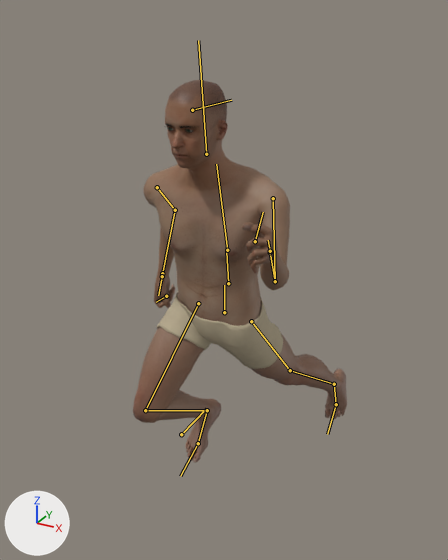
Renders of the glTF model assets/characters/realistic/crowd_townsman_02/crowd_townsman_02.glb from each side of a commit.
One viewpoint serves both versions: a 50 mm camera at (0.955, -1.737, 1.802) aimed at (-0.036, 0.065, 0.901). Every picture has the same lights, and +X, +Y and +Z are marked at lower left. The first picture is the older version. Both versions are drawn at frame 5 of the action 'Running_B'; the numbers are the values there. The bones that change, and the others that lie on the model, are drawn over the model as lines.

Names of what the first picture shows: 'Anatomy_Arms', 'Anatomy_Calves', 'Anatomy_Feet', 'Anatomy_Forearms', 'Anatomy_Hands', 'Anatomy_Head', 'Anatomy_Head_Brows', 'Anatomy_Head_Eyes', 'Anatomy_Head_Lashes', 'Anatomy_Legs', 'Anatomy_Torso', 'Clothing_Braies'.
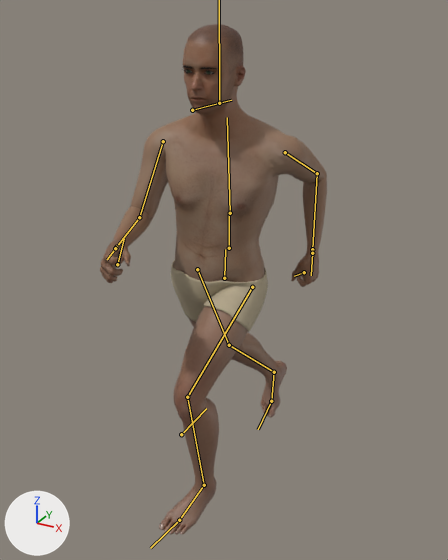
Changed parts and their boxes [x1, y1, x2, y2] in the pictures (448 x 560 px):
'Anatomy_Torso', posed
    before: [148, 164, 276, 326]
    after: [156, 116, 285, 282]
'Anatomy_Head', posed (6% taller)
    before: [163, 80, 258, 191]
    after: [175, 24, 267, 142]
'Anatomy_Legs', posed
    before: [133, 327, 306, 423]
    after: [173, 306, 248, 416]
'Clothing_Braies', posed (23% narrower)
    before: [156, 292, 283, 369]
    after: [171, 259, 268, 332]
'Anatomy_Arms', posed
    before: [144, 171, 290, 275]
    after: [131, 122, 325, 219]
'Anatomy_Calves', posed (46% narrower, 138% taller)
    before: [157, 354, 343, 422]
    after: [179, 332, 279, 495]
'Anatomy_Feet', posed (21% narrower, 82% taller)
    before: [185, 368, 347, 463]
    after: [159, 361, 287, 535]
'Anatomy_Forearms', posed
    before: [157, 227, 289, 290]
    after: [113, 171, 327, 253]
'Anatomy_Hands', posed (76% wider, 44% shorter)
    before: [154, 222, 278, 308]
    after: [100, 239, 319, 287]
'Anatomy_Head_Brows', posed
    before: [166, 124, 190, 128]
    after: [183, 66, 219, 69]
'Anatomy_Head_Eyes', posed (12% wider)
    before: [168, 128, 192, 132]
    after: [186, 70, 213, 74]
'Anatomy_Head_Lashes', posed
    before: [164, 126, 193, 133]
    after: [182, 69, 216, 75]
bone 'hips', root to tip
    before: (224, 312) to (224, 285)
    after: (224, 278) to (225, 249)
bone 'spine', root to tip
    before: (228, 283) to (226, 251)
    after: (229, 248) to (229, 213)
bone 'chest', root to tip
    before: (227, 250) to (216, 164)
    after: (230, 213) to (227, 117)
bone 'upperarm.l', root to tip
    before: (273, 198) to (275, 281)
    after: (285, 152) to (317, 173)
bone 'lowerarm.l', root to tip
    before: (275, 281) to (270, 252)
    after: (317, 173) to (312, 249)
bone 'upperarm.r', root to tip
    before: (157, 187) to (175, 210)
    after: (163, 141) to (139, 217)
bone 'lowerarm.r', root to tip
    before: (175, 210) to (162, 273)
    after: (139, 217) to (116, 247)
bone 'upperleg.l', root to tip
    before: (251, 321) to (290, 370)
    after: (252, 287) to (187, 397)
bone 'lowerleg.l', root to tip
    before: (290, 370) to (334, 384)
    after: (187, 397) to (204, 485)
bone 'foot.l', root to tip
    before: (334, 384) to (336, 404)
    after: (204, 485) to (179, 520)
bone 'toes.l', root to tip
    before: (336, 404) to (327, 434)
    after: (179, 520) to (150, 548)
bone 'upperleg.r', root to tip
    before: (198, 303) to (145, 410)
    after: (197, 269) to (229, 345)
bone 'lowerleg.r', root to tip
    before: (145, 410) to (207, 410)
    after: (229, 345) to (274, 372)
bone 'foot.r', root to tip
    before: (207, 410) to (198, 443)
    after: (274, 372) to (271, 401)
bone 'toes.r', root to tip
    before: (198, 443) to (180, 476)
    after: (271, 401) to (258, 429)

The change in detail:
Bone 'hips' (bone_hips) moves from (0.0, -0.151, 0.0) to (0.0, -0.018, 0.0).
Bone 'hips' (bone_hips) turns from (0, -7, -1) to (0, -6, -2) degrees about its own x, y and z.
Bone 'spine' (bone_spine) turns from (6, 4, 0) to (4, 0, 0) degrees about its own x, y and z.
Bone 'chest' (bone_chest) turns from (7, 8, 1) to (3, 14, 1) degrees about its own x, y and z.
Bone 'head' (bone_head) turns from (-9, -9, 1) to (-6, -7, 1) degrees about its own x, y and z.
Bone 'upperarm.l' (bone_upperarm_l) turns from (-78, -43, 0) to (-78, 56, 0) degrees about its own x, y and z.
Bone 'lowerarm.l' (bone_lowerarm_l) turns from (14, -12, -102) to (0, 0, -74) degrees about its own x, y and z.
Bone 'upperarm.r' (bone_upperarm_r) turns from (-78, -43, 0) to (-70, 23, 19) degrees about its own x, y and z.
Bone 'lowerarm.r' (bone_lowerarm_r) turns from (6, 11, 62) to (0, 0, 72) degrees about its own x, y and z.
Bone 'upperleg.l' (bone_upperleg_l) turns from (41, 1, 2) to (-46, 2, 4) degrees about its own x, y and z.
Bone 'lowerleg.l' (bone_lowerleg_l) turns from (12, 1, 1) to (56, 1, 4) degrees about its own x, y and z.
Bone 'foot.l' (bone_foot_l) turns from (23, 0, 0) to (-7, 0, 0) degrees about its own x, y and z.
Bone 'toes.l' (bone_toes_l) turns from (-16, 0, 0) to (1, 0, 0) degrees about its own x, y and z.
Bone 'upperleg.r' (bone_upperleg_r) turns from (-41, 2, 1) to (26, 2, -7) degrees about its own x, y and z.
Bone 'lowerleg.r' (bone_lowerleg_r) turns from (96, 0, -7) to (19, -1, -1) degrees about its own x, y and z.
Bone 'foot.r' (bone_foot_r) turns from (-23, 0, 0) to (2, 0, 0) degrees about its own x, y and z.
Bone 'toes.r' (bone_toes_r) turns from (0, 0, 0) to (-14, 0, 0) degrees about its own x, y and z.
